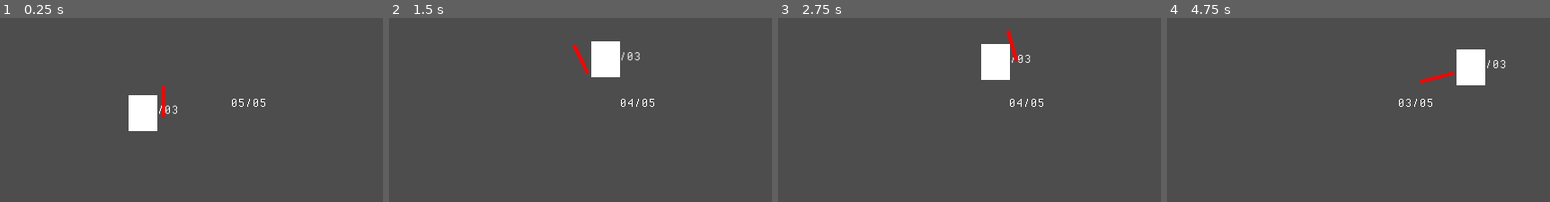
Above: before the commit, frames 1-4 (left to right).
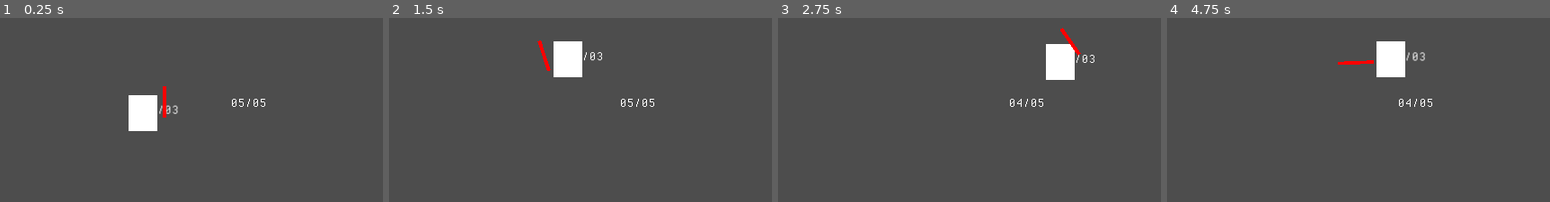
Above: after the commit, the same moments.

Repository: jeffinitup/clang-game
Game: Godot game, scene res://scene/test_level.tscn
The game is run twice, just before and just after one commit, with the same random seed, the same clock (stepped at 60 frames per second) and the same inputs.
Inputs (mouse positions are in pixels of both pictures, inside the frame that each line leads up to):
- Up to frame 1 (0.25 s): no input
- Up to frame 2 (1.5 s): move the mouse to (outside the picture) at 0.52 s; press the mouse at (outside the picture) at 0.53 s; hold D (right) from 0.53 s (still down); tap Space (jump) at 0.77, 0.8, 1.07, 1.35 s; move the mouse to (561, 76) at 1.27 s; release the mouse at (561, 76) at 1.28 s
- Up to frame 3 (2.75 s): tap Space (jump) at 1.52, 1.82, 2.3 s; click (950, 76) at 1.55 s; move the mouse to (outside the picture) at 2.02 s; release D (right) at 2.03 s; press the mouse at (outside the picture) at 2.03 s; hold A (left) from 2.03 s (still down)
- Up to frame 4 (4.75 s): move the mouse to (1427, 141) at 2.77 s; release A (left) at 2.78 s; release the mouse at (1427, 141) at 2.78 s; hold D (right) 2.78-4.28 s; right-click (1427, 141) at 2.85 s; tap Space (jump) at 3.02, 3.32, 3.77, 3.8, 4.07, 4.35, 4.52 s; click (1427, 141) at 3.05 s; move the mouse to (outside the picture) at 3.52 s; press the mouse at (outside the picture) at 3.53 s; move the mouse to (outside the picture) at 4.27 s; release the mouse at (outside the picture) at 4.28 s; hold A (left) from 4.28 s (still down); click (outside the picture) at 4.55 s

The runs differ from the first frame. In frame 1, 0.1% of the frame differs, in the area x 41-47%, y 37-55%; in frame 2, 3.3%; in frame 3, 3.4%; in frame 4, 3.5%, in the area x 44-89%, y 12-49%.

Commit message:
add ze bounce

Diff:
--- a/clang/prefab/player.tscn
+++ b/clang/prefab/player.tscn
@@ -23,12 +23,15 @@
 	pass
 
 func _state_physics_process(delta : float) -> void:
+	player.velocity.x += \\
+		player.deacceleration * (-1 if player.velocity.x > 0 else 1)
+
 	player.update_physics(delta)
 
-	if !is_zero_approx(%controller.movement_vector.x):
+	if !is_zero_approx(player.controller.movement_vector.x):
 		state_machine.transition_state(\"move\")
 
-	if %controller.jump_pressed && player.is_on_floor():
+	if player.controller.jump_pressed && player.is_on_floor():
 		state_machine.transition_state(\"airborne\", {\"jumping\" : true})
 "
 
@@ -43,18 +46,20 @@
 	pass
 
 func _state_physics_process(delta : float) -> void:
-	player.velocity.x = lerp(
-		player.velocity.x,
-		player.move_speed * %controller.movement_vector.x,
-		player.acceleration if !is_zero_approx(%controller.movement_vector.x) else player.deacceleration
-	)
+	if !is_zero_approx(player.controller.movement_vector.x) &&\\
+		abs(player.velocity.x) < player.move_speed:
+		player.velocity.x += \\
+		player.acceleration * player.controller.movement_vector.x
+	else:
+		player.velocity.x += \\
+		player.deacceleration * (-1 if player.velocity.x > 0 else 1)
 
 	player.update_physics(delta)
 
 	if is_zero_approx(player.move_speed):
 		state_machine.transition_state(\"idle\")
 
-	if %controller.jump_pressed && player.is_on_floor():
+	if player.controller.jump_pressed && player.is_on_floor():
 		state_machine.transition_state(\"airborne\", {\"jumping\" : true})
 "
 
@@ -71,11 +76,13 @@
 		player.jumping = true
 
 func _state_physics_process(delta : float) -> void:
-	player.velocity.x = lerp(
-		player.velocity.x,
-		player.move_speed * %controller.movement_vector.x,
-		player.acceleration if !is_zero_approx(%controller.movement_vector.x) else player.deacceleration
-	)
+	if !is_zero_approx(player.controller.movement_vector.x) &&\\
+		abs(player.velocity.x) < player.move_speed:
+		player.velocity.x += \\
+		(player.acceleration / 2) * player.controller.movement_vector.x
+	elif abs(player.velocity.x) > player.move_speed:
+		player.velocity.x += \\
+		player.deacceleration * (-1 if player.velocity.x > 0 else 1)
 
 	player.update_physics(delta)
 
@@ -93,6 +100,8 @@
 
 [node name="player" type="CharacterBody2D"]
 script = ExtResource("1_q3oqn")
+acceleration = 2.0
+deacceleration = 3.0
 move_speed = 96.0
 jump_height = 148.0
 jump_time_to_peak = 1.25
--- a/clang/prefab/player_weapon.tscn
+++ b/clang/prefab/player_weapon.tscn
@@ -184,7 +184,7 @@
 	weapon.update_rotation()
 
 func _state_unhandled_input(_event : InputEvent) -> void:
-	if weapon.player.player_controller.swing_pressed:
+	if weapon.player.controller.swing_pressed:
 		state_machine.transition_state(\"swing\")
 "
 
@@ -197,6 +197,7 @@
 
 func _enter(_msg := {}) -> void:
 	%anim_helper.change_anim(\"swing\")
+	weapon.surface.enabled = true
 
 	%anim_helper.anim_tree.animation_finished.connect(
 		func(_anim_name : String) -> void:
@@ -205,6 +206,15 @@
 
 func _state_process(_delta : float) -> void:
 	weapon.update_rotation()
+
+	if weapon.surface.is_colliding():
+		weapon.surface.enabled = false
+		var vec := weapon.get_fling_vector()
+		weapon.player.velocity.x += vec.x
+		weapon.player.velocity.y = vec.y
+
+func _exit() -> void:
+	weapon.surface.enabled = false
 "
 
 [node name="player_weapon" type="Node2D"]
@@ -230,6 +240,10 @@
 shape = SubResource("RectangleShape2D_1uw8e")
 debug_color = Color(1, 0, 0.0166664, 0.419608)
 
+[node name="surface" type="RayCast2D" parent="."]
+position = Vector2(13, 0)
+target_position = Vector2(46, 0)
+
 [node name="anim_helper" type="Node" parent="." node_paths=PackedStringArray("anim_tree")]
 unique_name_in_owner = true
 script = ExtResource("3_uj8f8")
--- a/clang/scripts/player.gd
+++ b/clang/scripts/player.gd
@@ -3,7 +3,7 @@
 
 ### Player specific functions
 
-@onready var player_controller := get_node("%controller") as Controller
+@onready var controller := get_node("%controller") as Controller
 @onready var player_weapon := get_node("player_weapon") as PlayerWeapon
 @onready var hbox := get_node("hbox") as Hitbox
 
--- a/clang/scripts/player_weapon.gd
+++ b/clang/scripts/player_weapon.gd
@@ -1,8 +1,17 @@
 ### player_weapon.gd
 class_name PlayerWeapon extends Node2D
 
+## Force to knock player back with
+const FORCE : float = 200.0
+
 @onready var player := owner as Player
 @onready var dbox := get_node("dbox") as Damagebox
+@onready var surface := get_node("surface") as RayCast2D
+
+func get_fling_vector() -> Vector2:
+	# Get angle of weapon
+	var rot := wrapf(rotation + PI, -PI, PI)
+	return Vector2.RIGHT.rotated(rot) * FORCE
 
 func update_rotation() -> void:
 	var mouse_pos : Vector2i = player.get_local_mouse_position()
